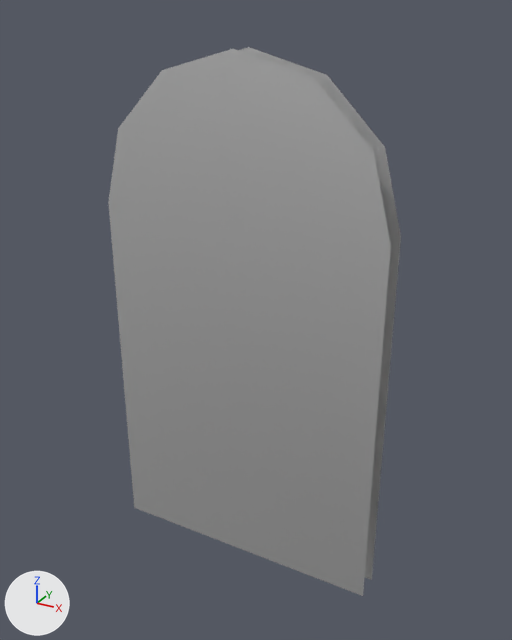
Before and after pictures for a commit that changed the glTF model asset_packs/props/Quaternius_Furniture/GLB/Window_Round3.glb.
Before and after are seen from a 50 mm camera at (0.905, -1.572, 1.596) aimed at (0.026, 0.025, 0.797). Arrows for +X, +Y and +Z are at lower left; the lights stay in place. The older version comes first.

The first picture shows 'Window_Round3'.
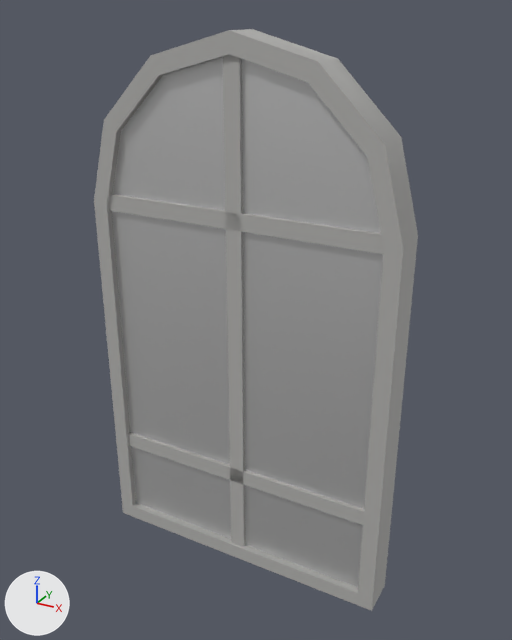
Location of each change, (x1, y1, x2, y2) in pixels of the pictures (512 x 640 px):
'Window_Round3', surface changed
    both: (94, 29, 418, 611)

Diff of the bpy script that builds the scene:
```diff
--- a/asset_packs/props/Quaternius_Furniture/GLB/Window_Round3.glb.py
+++ b/asset_packs/props/Quaternius_Furniture/GLB/Window_Round3.glb.py
@@ mat_white @@
 mat_white.roughness = 0.69
-mat_white.alpha = 0.0
```
